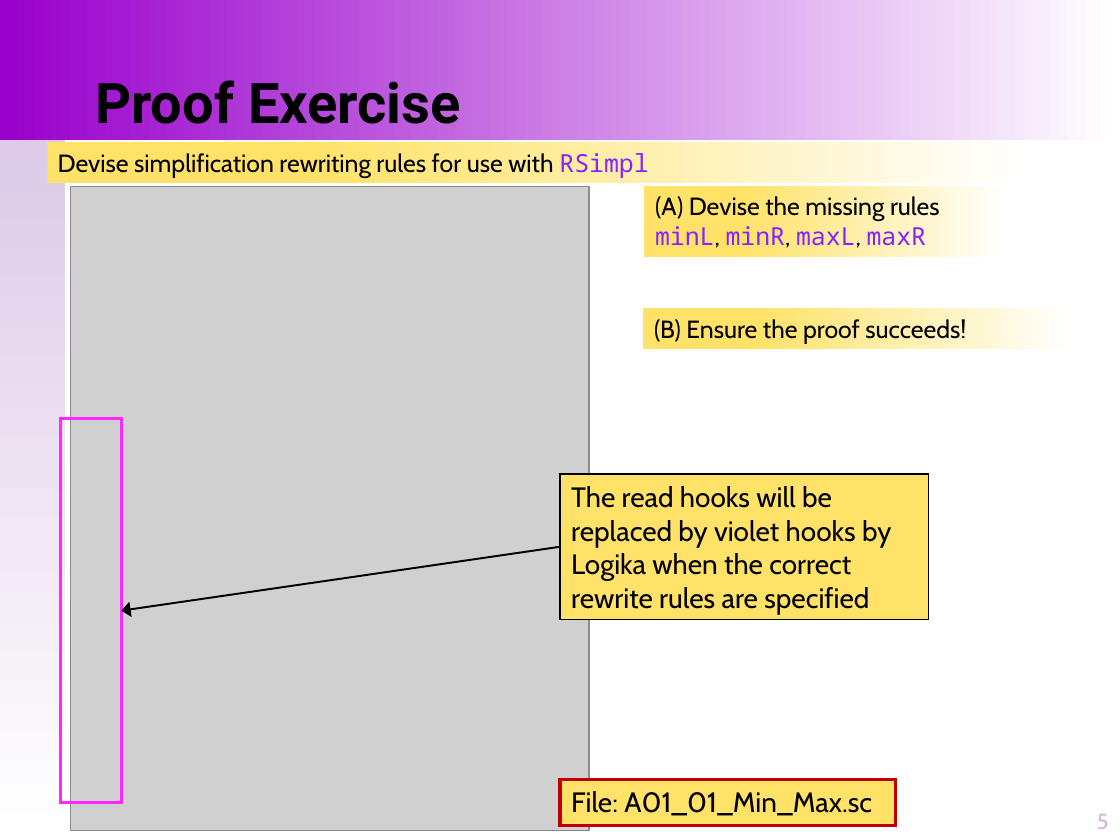
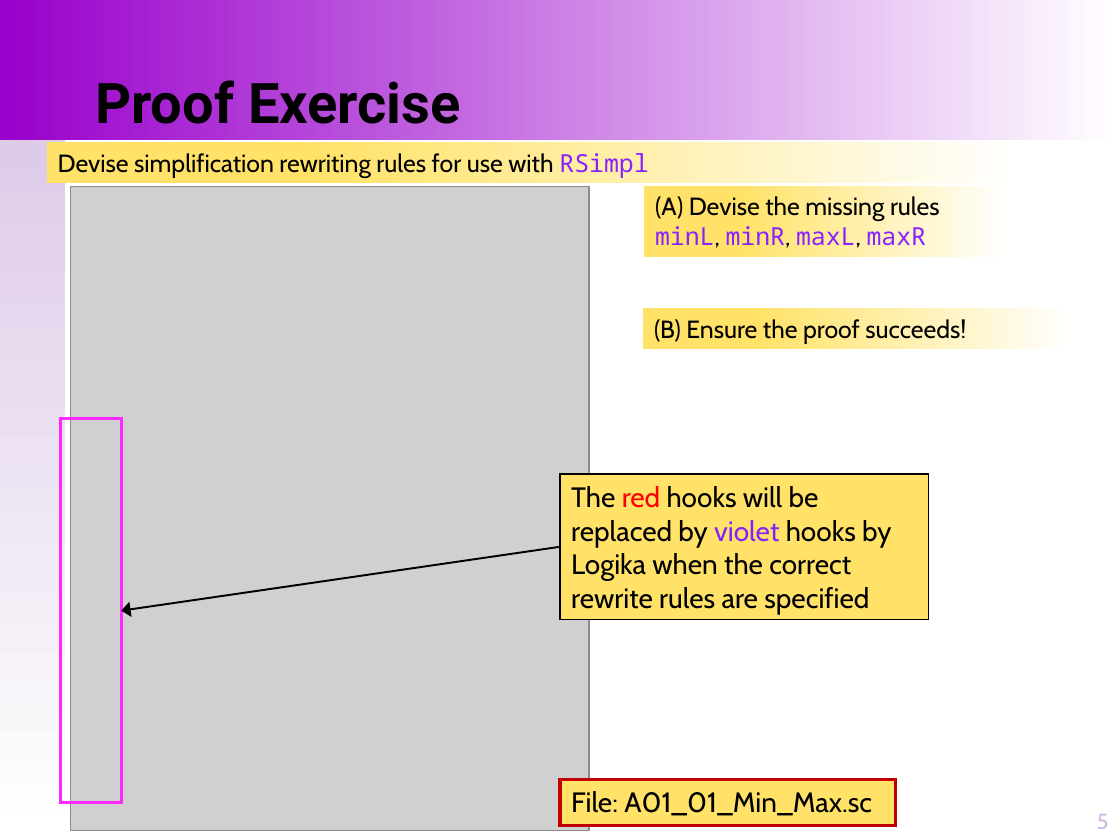
Before and after one commit to santoslab/stress24, a slide deck: slide 5 of slides/A-01-02-Proofs-Structure.pptx. Drawn at 1120x840 pixels with LibreOffice and Linux fonts; fonts in the diff are those of the drawing; grey boxes stand for pictures. Boxes give left, top, right and bottom in pixels: in the first picture for what was removed or moved away, otherwise in the second. Text is boxed around its words. In the diff, an @@ line names an element or a change of style, - is before the commit and + after.

```diff
--- a/slides/A-01-02-Proofs-Structure.pptx
+++ b/slides/A-01-02-Proofs-Structure.pptx
@@ text in rectangle at [571,486,891,614]: text changed @@
-The read hooks will be replaced by violet hooks by Logika when the correct rewrite rules are specified
+The red hooks will be replaced by violet hooks by Logika when the correct rewrite rules are specified
```
Also in this commit, not shown: 1 other slide changed, 1 other file.
